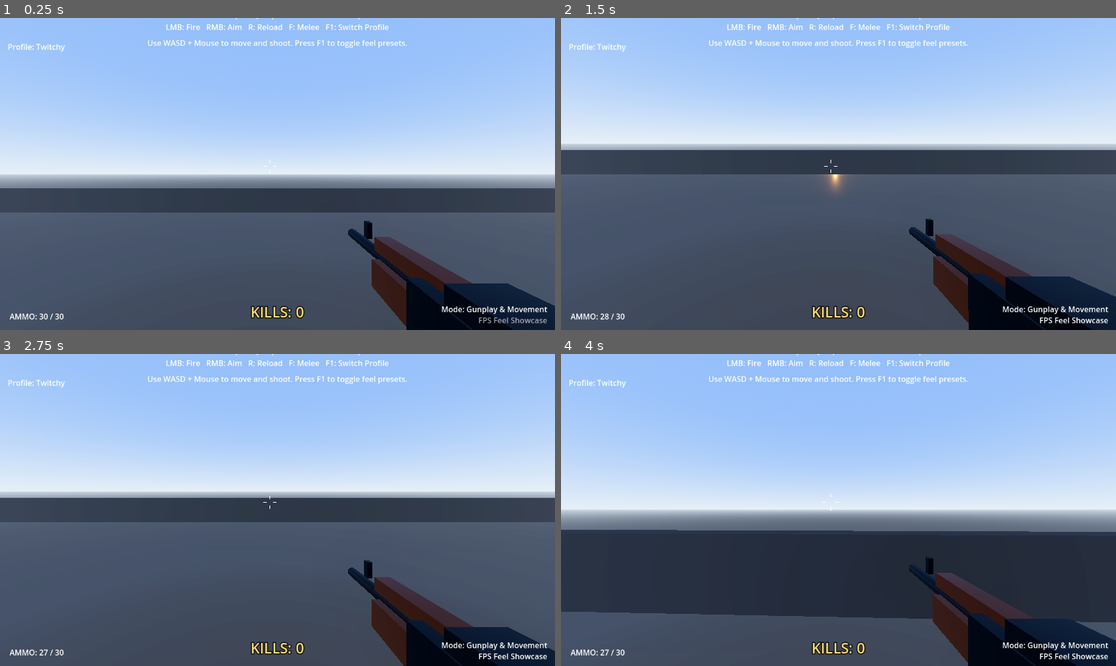
Above: before the commit, frames 1-4 (two rows, left to right).
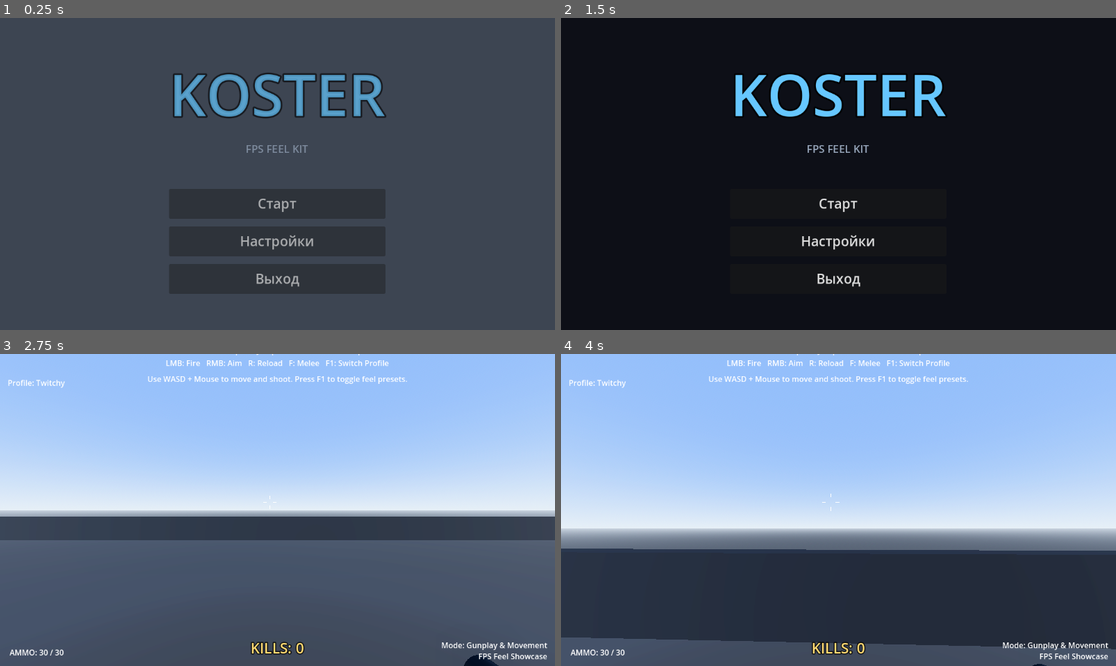
Above: after the commit, the same moments.

Repository: kulmaganbetov/godot_game
Game: Godot game, scene res://scenes/ui/MainMenu.tscn
Same seed, same stepped clock (60 frames per second), same inputs: the game is played once before the commit and once after it. Before the commit the project starts from res://scenes/demo/FeelShowcase.tscn. Sound files missing from this copy of the repository are replaced by a short silence.
Inputs (mouse positions are in pixels of both pictures, inside the frame that each line leads up to):
- Up to frame 1 (0.25 s): no input
- Up to frame 2 (1.5 s): click (838, 242) at 0.5 s, where only the run after the commit has a clickable "Настройки"; click (838, 223) at 1.25 s, where only the run after the commit has a clickable "Назад"
- Up to frame 3 (2.75 s): click (277, 541) at 2 s, where only the run after the commit has a clickable "Старт"
- Up to frame 4 (4 s): tap F (melee) at 2.75, 3.5 s; move the mouse to (866, 510) at 2.77 s; hold Right mouse button (aim) 2.78-3.53 s; hold W (move_forward) from 2.78 s (still down); tap Space (jump) at 3.02, 3.77 s; move the mouse to (810, 510) at 3.52 s; tap Q (block) at 3.6 s

The runs differ from the first frame. In frame 1, 78% of the frame differs, in the area x 0-100%, y 0-100%; in frame 2, 97%; in frame 3, 20%; in frame 4, 24%.

Commit message:
Fix targets not dying, add per-weapon models, add KOSTER main menu
1) Targets not dying: TrainingTarget._ready() now calls super._ready() so
   _current_health is initialized; the dead-guard no longer blocks all damage.
   Targets take real damage, flash on non-lethal hits, die, and respawn.
2) Per-weapon viewmodels: new SMGModel and ShotgunModel; FeelPlayer carries
   all three (rifle/smg/shotgun) and feel_showcase swaps the visible one when
   a weapon is selected. Pedestal display weapons fixed (each shows its own
   weapon at correct scale/orientation instead of a giant/flat AK).
3) Main menu (scenes/ui/MainMenu.tscn, KOSTER) set as project main scene with
   Start/Settings/Quit; settings cover volume and fullscreen.

Co-Authored-By: Claude Opus 4.8 <noreply@anthropic.com>
Claude-Session: https://claude.ai/code/session_01YZqmweDG8BWCM43KuHLqBv

Diff:
--- a/project.godot
+++ b/project.godot
@@ -12,7 +12,7 @@
 
 config/name="CobraGodot"
 config/version="v0.4.0"
-run/main_scene="res://scenes/demo/FeelShowcase.tscn"
+run/main_scene="res://scenes/ui/MainMenu.tscn"
 config/features=PackedStringArray("4.5", "Forward Plus")
 config/icon="uid://ddmk4g0apc6gy"
 
--- a/scenes/FeelPlayer.tscn
+++ b/scenes/FeelPlayer.tscn
@@ -8,6 +8,8 @@
 [ext_resource type="Resource" path="res://config/MeleeConfig.tres" id="6_meleeconfig"]
 [ext_resource type="Script" path="res://scripts/player/recoil_controller.gd" id="7_recoilcontroller"]
 [ext_resource type="PackedScene" path="res://scenes/weapons/RifleModel.tscn" id="8_riflemodel"]
+[ext_resource type="PackedScene" path="res://scenes/weapons/SMGModel.tscn" id="10_smgmodel"]
+[ext_resource type="PackedScene" path="res://scenes/weapons/ShotgunModel.tscn" id="11_shotgunmodel"]
 [ext_resource type="Resource" path="res://config/Feel_Default.tres" id="9_feeldefault"]
 
 [sub_resource type="CapsuleShape3D" id="CapsuleShape3D_player"]
@@ -44,6 +46,14 @@
 [node name="RifleModel" parent="RecoilPivot/Camera3D/WeaponRig/Weapon" instance=ExtResource("8_riflemodel")]
 transform = Transform3D(1, 0, 0, 0, 1, 0, 0, 0, 1, 0.4, -0.35, 0.4)
 
+[node name="SMGModel" parent="RecoilPivot/Camera3D/WeaponRig/Weapon" instance=ExtResource("10_smgmodel")]
+transform = Transform3D(1, 0, 0, 0, 1, 0, 0, 0, 1, 0.4, -0.35, 0.4)
+visible = false
+
+[node name="ShotgunModel" parent="RecoilPivot/Camera3D/WeaponRig/Weapon" instance=ExtResource("11_shotgunmodel")]
+transform = Transform3D(1, 0, 0, 0, 1, 0, 0, 0, 1, 0.4, -0.35, 0.4)
+visible = false
+
 [node name="MeleeWeapon" type="Node3D" parent="RecoilPivot/Camera3D"]
 script = ExtResource("5_meleeweapon")
 config = ExtResource("6_meleeconfig")
--- a/scenes/demo/FeelShowcase.tscn
+++ b/scenes/demo/FeelShowcase.tscn
@@ -16,7 +16,8 @@
 [ext_resource type="Resource" path="res://materials/Wall_Default.tres" id="12_wall_material"]
 [ext_resource type="Script" path="res://scripts/demo/weapon_pedestal.gd" id="13_weaponpedestal"]
 [ext_resource type="PackedScene" path="res://scenes/weapons/RifleModel.tscn" id="14_riflemodel"]
-[ext_resource type="PackedScene" path="res://scenes/weapons/PistolModel.tscn" id="15_pistolmodel"]
+[ext_resource type="PackedScene" path="res://scenes/weapons/SMGModel.tscn" id="16_smgmodel"]
+[ext_resource type="PackedScene" path="res://scenes/weapons/ShotgunModel.tscn" id="17_shotgunmodel"]
 
 [sub_resource type="ProceduralSkyMaterial" id="ProceduralSkyMaterial_sky"]
 sky_top_color = Color(0.36, 0.53, 0.84, 1)
@@ -270,8 +271,8 @@
 outline_size = 8
 visible = false
 
-[node name="DisplayPistol" parent="WeaponPedestal_SMG" instance=ExtResource("15_pistolmodel")]
-transform = Transform3D(0, 0, -2.5, 0, 2.5, 0, 2.5, 0, 0, 0, 0.7, 0)
+[node name="DisplaySMG" parent="WeaponPedestal_SMG" instance=ExtResource("16_smgmodel")]
+transform = Transform3D(0, 0, -1, 0, 1, 0, 1, 0, 0, 0, 0.42, 0)
 
 [node name="WeaponPedestal_Rifle" type="Area3D" parent="."]
 transform = Transform3D(1, 0, 0, 0, 1, 0, 0, 0, 1, 0, 0.25, 38)
@@ -302,7 +303,7 @@
 visible = false
 
 [node name="DisplayRifle" parent="WeaponPedestal_Rifle" instance=ExtResource("14_riflemodel")]
-transform = Transform3D(0, 0, -1, 0, 1, 0, 1, 0, 0, 0, 0.8, 0)
+transform = Transform3D(0, 0, -1, 0, 1, 0, 1, 0, 0, 0, 0.42, 0)
 
 [node name="WeaponPedestal_Shotgun" type="Area3D" parent="."]
 transform = Transform3D(1, 0, 0, 0, 1, 0, 0, 0, 1, 15, 0.25, -2)
@@ -332,6 +333,9 @@
 outline_size = 8
 visible = false
 
+[node name="DisplayShotgun" parent="WeaponPedestal_Shotgun" instance=ExtResource("17_shotgunmodel")]
+transform = Transform3D(0, 0, -1, 0, 1, 0, 1, 0, 0, 0, 0.42, 0)
+
 [node name="ShowcaseTitle" type="Label3D" parent="."]
 transform = Transform3D(1, 0, 0, 0, 1, 0, 0, 0, 1, 0, 3.5, 35)
 billboard = 1
--- /dev/null
+++ b/scenes/ui/MainMenu.tscn
@@ -0,0 +1,157 @@
+[gd_scene load_steps=4 format=3]
+
+[ext_resource type="Script" path="res://scripts/ui/main_menu.gd" id="1_mainmenu"]
+
+[sub_resource type="StyleBoxFlat" id="StyleBoxFlat_bg"]
+bg_color = Color(0.05, 0.06, 0.09, 1)
+
+[sub_resource type="StyleBoxFlat" id="StyleBoxFlat_panel"]
+bg_color = Color(0.09, 0.1, 0.13, 0.97)
+border_width_left = 2
+border_width_top = 2
+border_width_right = 2
+border_width_bottom = 2
+border_color = Color(0.3, 0.7, 1, 0.5)
+corner_radius_top_left = 12
+corner_radius_top_right = 12
+corner_radius_bottom_right = 12
+corner_radius_bottom_left = 12
+
+[node name="MainMenu" type="Control"]
+layout_mode = 3
+anchors_preset = 15
+anchor_right = 1.0
+anchor_bottom = 1.0
+grow_horizontal = 2
+grow_vertical = 2
+script = ExtResource("1_mainmenu")
+
+[node name="Background" type="Panel" parent="."]
+layout_mode = 1
+anchors_preset = 15
+anchor_right = 1.0
+anchor_bottom = 1.0
+grow_horizontal = 2
+grow_vertical = 2
+theme_override_styles/panel = SubResource("StyleBoxFlat_bg")
+
+[node name="Center" type="CenterContainer" parent="."]
+layout_mode = 1
+anchors_preset = 15
+anchor_right = 1.0
+anchor_bottom = 1.0
+grow_horizontal = 2
+grow_vertical = 2
+
+[node name="MainVBox" type="VBoxContainer" parent="Center"]
+layout_mode = 2
+theme_override_constants/separation = 16
+
+[node name="Title" type="Label" parent="Center/MainVBox"]
+layout_mode = 2
+theme_override_colors/font_color = Color(0.4, 0.78, 1, 1)
+theme_override_colors/font_outline_color = Color(0, 0, 0, 0.85)
+theme_override_constants/outline_size = 14
+theme_override_font_sizes/font_size = 120
+text = "KOSTER"
+horizontal_alignment = 1
+
+[node name="Subtitle" type="Label" parent="Center/MainVBox"]
+layout_mode = 2
+theme_override_colors/font_color = Color(0.6, 0.66, 0.74, 1)
+theme_override_font_sizes/font_size = 22
+text = "FPS FEEL KIT"
+horizontal_alignment = 1
+
+[node name="Spacer" type="Control" parent="Center/MainVBox"]
+custom_minimum_size = Vector2(0, 36)
+layout_mode = 2
+
+[node name="StartButton" type="Button" parent="Center/MainVBox"]
+custom_minimum_size = Vector2(340, 62)
+layout_mode = 2
+theme_override_font_sizes/font_size = 28
+text = "Старт"
+
+[node name="SettingsButton" type="Button" parent="Center/MainVBox"]
+custom_minimum_size = Vector2(340, 62)
+layout_mode = 2
+theme_override_font_sizes/font_size = 28
+text = "Настройки"
+
+[node name="QuitButton" type="Button" parent="Center/MainVBox"]
+custom_minimum_size = Vector2(340, 62)
+layout_mode = 2
+theme_override_font_sizes/font_size = 28
+text = "Выход"
+
+[node name="SettingsCenter" type="CenterContainer" parent="."]
+layout_mode = 1
+anchors_preset = 15
+anchor_right = 1.0
+anchor_bottom = 1.0
+grow_horizontal = 2
+grow_vertical = 2
+
+[node name="Panel" type="PanelContainer" parent="SettingsCenter"]
+layout_mode = 2
+theme_override_styles/panel = SubResource("StyleBoxFlat_panel")
+
+[node name="Margin" type="MarginContainer" parent="SettingsCenter/Panel"]
+layout_mode = 2
+theme_override_constants/margin_left = 44
+theme_override_constants/margin_top = 36
+theme_override_constants/margin_right = 44
+theme_override_constants/margin_bottom = 36
+
+[node name="VBox" type="VBoxContainer" parent="SettingsCenter/Panel/Margin"]
+layout_mode = 2
+theme_override_constants/separation = 20
+
+[node name="SettingsTitle" type="Label" parent="SettingsCenter/Panel/Margin/VBox"]
+layout_mode = 2
+theme_override_font_sizes/font_size = 40
+text = "НАСТРОЙКИ"
+horizontal_alignment = 1
+
+[node name="VolumeRow" type="HBoxContainer" parent="SettingsCenter/Panel/Margin/VBox"]
+layout_mode = 2
+theme_override_constants/separation = 18
+
+[node name="VolumeLabel" type="Label" parent="SettingsCenter/Panel/Margin/VBox/VolumeRow"]
+custom_minimum_size = Vector2(180, 0)
+layout_mode = 2
+theme_override_font_sizes/font_size = 22
+text = "Громкость"
+vertical_alignment = 1
+
+[node name="VolumeSlider" type="HSlider" parent="SettingsCenter/Panel/Margin/VBox/VolumeRow"]
+custom_minimum_size = Vector2(260, 0)
+layout_mode = 2
+size_flags_vertical = 4
+max_value = 100.0
+value = 100.0
+
+[node name="FullscreenRow" type="HBoxContainer" parent="SettingsCenter/Panel/Margin/VBox"]
+layout_mode = 2
+theme_override_constants/separation = 18
+
+[node name="FullscreenLabel" type="Label" parent="SettingsCenter/Panel/Margin/VBox/FullscreenRow"]
+custom_minimum_size = Vector2(180, 0)
+layout_mode = 2
+theme_override_font_sizes/font_size = 22
+text = "Полный экран"
+vertical_alignment = 1
+
+[node name="FullscreenCheck" type="CheckButton" parent="SettingsCenter/Panel/Margin/VBox/FullscreenRow"]
+layout_mode = 2
+
+[node name="Spacer2" type="Control" parent="SettingsCenter/Panel/Margin/VBox"]
+custom_minimum_size = Vector2(0, 8)
+layout_mode = 2
+
+[node name="BackButton" type="Button" parent="SettingsCenter/Panel/Margin/VBox"]
+custom_minimum_size = Vector2(0, 56)
+layout_mode = 2
+theme_override_font_sizes/font_size = 24
+text = "Назад"
--- /dev/null
+++ b/scenes/weapons/SMGModel.tscn
@@ -0,0 +1,56 @@
+[gd_scene load_steps=9 format=3]
+
+[ext_resource type="Resource" path="res://materials/Weapon_Body_Default.tres" id="1_weapon_body"]
+[ext_resource type="Resource" path="res://materials/Weapon_Mag_Default.tres" id="2_weapon_mag"]
+
+[sub_resource type="BoxMesh" id="BoxMesh_body"]
+size = Vector3(0.1, 0.15, 0.5)
+
+[sub_resource type="CylinderMesh" id="CylinderMesh_barrel"]
+top_radius = 0.03
+bottom_radius = 0.035
+height = 0.3
+
+[sub_resource type="BoxMesh" id="BoxMesh_mag"]
+size = Vector3(0.06, 0.3, 0.09)
+
+[sub_resource type="BoxMesh" id="BoxMesh_grip"]
+size = Vector3(0.06, 0.18, 0.09)
+
+[sub_resource type="BoxMesh" id="BoxMesh_stock"]
+size = Vector3(0.05, 0.09, 0.3)
+
+[sub_resource type="BoxMesh" id="BoxMesh_sight"]
+size = Vector3(0.02, 0.05, 0.04)
+
+[node name="SMGModel" type="Node3D"]
+
+[node name="Body" type="MeshInstance3D" parent="."]
+transform = Transform3D(1, 0, 0, 0, 1, 0, 0, 0, 1, 0, 0, -0.3)
+mesh = SubResource("BoxMesh_body")
+surface_material_override/0 = ExtResource("1_weapon_body")
+
+[node name="Barrel" type="MeshInstance3D" parent="."]
+transform = Transform3D(1, 0, 0, 0, 0, 1, 0, -1, 0, 0, 0.02, -0.62)
+mesh = SubResource("CylinderMesh_barrel")
+surface_material_override/0 = ExtResource("1_weapon_body")
+
+[node name="Magazine" type="MeshInstance3D" parent="."]
+transform = Transform3D(1, 0, 0, 0, 0.985, 0.174, 0, -0.174, 0.985, 0, -0.2, -0.22)
+mesh = SubResource("BoxMesh_mag")
+surface_material_override/0 = ExtResource("2_weapon_mag")
+
+[node name="Grip" type="MeshInstance3D" parent="."]
+transform = Transform3D(1, 0, 0, 0, 0.94, -0.342, 0, 0.342, 0.94, 0, -0.13, -0.02)
+mesh = SubResource("BoxMesh_grip")
+surface_material_override/0 = ExtResource("1_weapon_body")
+
+[node name="Stock" type="MeshInstance3D" parent="."]
+transform = Transform3D(1, 0, 0, 0, 1, 0, 0, 0, 1, 0, 0.02, 0.08)
+mesh = SubResource("BoxMesh_stock")
+surface_material_override/0 = ExtResource("1_weapon_body")
+
+[node name="Sight" type="MeshInstance3D" parent="."]
+transform = Transform3D(1, 0, 0, 0, 1, 0, 0, 0, 1, 0, 0.1, -0.35)
+mesh = SubResource("BoxMesh_sight")
+surface_material_override/0 = ExtResource("1_weapon_body")
--- /dev/null
+++ b/scenes/weapons/ShotgunModel.tscn
@@ -0,0 +1,58 @@
+[gd_scene load_steps=9 format=3]
+
+[ext_resource type="Resource" path="res://materials/Weapon_Body_Default.tres" id="1_weapon_body"]
+[ext_resource type="Resource" path="res://materials/Weapon_Wood_Default.tres" id="2_weapon_wood"]
+
+[sub_resource type="CylinderMesh" id="CylinderMesh_barrel"]
+top_radius = 0.032
+bottom_radius = 0.032
+height = 0.9
+
+[sub_resource type="CylinderMesh" id="CylinderMesh_tube"]
+top_radius = 0.025
+bottom_radius = 0.025
+height = 0.7
+
+[sub_resource type="BoxMesh" id="BoxMesh_pump"]
+size = Vector3(0.09, 0.09, 0.22)
+
+[sub_resource type="BoxMesh" id="BoxMesh_receiver"]
+size = Vector3(0.1, 0.14, 0.42)
+
+[sub_resource type="BoxMesh" id="BoxMesh_grip"]
+size = Vector3(0.06, 0.18, 0.09)
+
+[sub_resource type="BoxMesh" id="BoxMesh_stock"]
+size = Vector3(0.07, 0.14, 0.46)
+
+[node name="ShotgunModel" type="Node3D"]
+
+[node name="Barrel" type="MeshInstance3D" parent="."]
+transform = Transform3D(1, 0, 0, 0, 0, 1, 0, -1, 0, 0, 0.05, -0.75)
+mesh = SubResource("CylinderMesh_barrel")
+surface_material_override/0 = ExtResource("1_weapon_body")
+
+[node name="MagTube" type="MeshInstance3D" parent="."]
+transform = Transform3D(1, 0, 0, 0, 0, 1, 0, -1, 0, 0, -0.02, -0.7)
+mesh = SubResource("CylinderMesh_tube")
+surface_material_override/0 = ExtResource("1_weapon_body")
+
+[node name="Pump" type="MeshInstance3D" parent="."]
+transform = Transform3D(1, 0, 0, 0, 1, 0, 0, 0, 1, 0, -0.02, -0.6)
+mesh = SubResource("BoxMesh_pump")
+surface_material_override/0 = ExtResource("2_weapon_wood")
+
+[node name="Receiver" type="MeshInstance3D" parent="."]
+transform = Transform3D(1, 0, 0, 0, 1, 0, 0, 0, 1, 0, 0, -0.18)
+mesh = SubResource("BoxMesh_receiver")
+surface_material_override/0 = ExtResource("1_weapon_body")
+
+[node name="Grip" type="MeshInstance3D" parent="."]
+transform = Transform3D(1, 0, 0, 0, 0.94, -0.342, 0, 0.342, 0.94, 0, -0.14, 0.02)
+mesh = SubResource("BoxMesh_grip")
+surface_material_override/0 = ExtResource("2_weapon_wood")
+
+[node name="Stock" type="MeshInstance3D" parent="."]
+transform = Transform3D(1, 0, 0, 0, 1, 0, 0, 0, 1, 0, -0.02, 0.32)
+mesh = SubResource("BoxMesh_stock")
+surface_material_override/0 = ExtResource("2_weapon_wood")
--- a/scripts/demo/feel_showcase.gd
+++ b/scripts/demo/feel_showcase.gd
@@ -13,6 +13,13 @@
 const WEAPON_KIND_SMG: StringName = "smg"
 const WEAPON_KIND_RIFLE: StringName = "rifle"
 const WEAPON_KIND_SHOTGUN: StringName = "shotgun"
+
+# Maps a weapon kind to the viewmodel node name under the Weapon node.
+const WEAPON_MODEL_NAMES := {
+	"smg": "SMGModel",
+	"rifle": "RifleModel",
+	"shotgun": "ShotgunModel",
+}
 
 var _current_weapon_kind: StringName = WEAPON_KIND_SMG
 
@@ -128,6 +135,20 @@
 	else:
 		push_warning("FeelShowcase: Could not load weapon config for profile '%s' kind '%s'" % [profile_name, _current_weapon_kind])
 
+	# Keep the visible viewmodel in sync with the selected weapon kind.
+	_update_weapon_model(weapon)
+
+func _update_weapon_model(weapon: Node) -> void:
+	if weapon == null:
+		return
+	var want: String = WEAPON_MODEL_NAMES.get(String(_current_weapon_kind), "RifleModel")
+	for child in weapon.get_children():
+		var node_3d := child as Node3D
+		if node_3d == null:
+			continue
+		if WEAPON_MODEL_NAMES.values().has(String(node_3d.name)):
+			node_3d.visible = String(node_3d.name) == want
+
 func set_weapon_kind(kind: StringName) -> void:
 	_current_weapon_kind = kind
 	_apply_current_weapon_for_profile()
--- a/scripts/demo/training_target.gd
+++ b/scripts/demo/training_target.gd
@@ -25,6 +25,10 @@
 
 
 func _ready() -> void:
+
+	# Initialize health (base _ready) before anything else.
+
+	super._ready()
 
 	add_to_group("training_target")
 
--- /dev/null
+++ b/scripts/ui/main_menu.gd
@@ -0,0 +1,92 @@
+extends Control
+
+class_name MainMenu
+
+# Title screen: Start / Settings / Quit, plus a small settings panel
+# (master volume + fullscreen). Set as the project's main scene.
+
+@export var game_scene_path: String = "res://scenes/demo/FeelShowcase.tscn"
+
+@onready var _main_root: Control = $Center
+@onready var _settings_root: Control = $SettingsCenter
+@onready var _title: Label = $Center/MainVBox/Title
+@onready var _start_button: Button = $Center/MainVBox/StartButton
+@onready var _settings_button: Button = $Center/MainVBox/SettingsButton
+@onready var _quit_button: Button = $Center/MainVBox/QuitButton
+@onready var _back_button: Button = $SettingsCenter/Panel/Margin/VBox/BackButton
+@onready var _volume_slider: HSlider = $SettingsCenter/Panel/Margin/VBox/VolumeRow/VolumeSlider
+@onready var _fullscreen_check: CheckButton = $SettingsCenter/Panel/Margin/VBox/FullscreenRow/FullscreenCheck
+
+
+func _ready() -> void:
+	Input.set_mouse_mode(Input.MOUSE_MODE_VISIBLE)
+	_settings_root.visible = false
+
+	_start_button.pressed.connect(_on_start_pressed)
+	_settings_button.pressed.connect(_open_settings)
+	_quit_button.pressed.connect(_on_quit_pressed)
+	_back_button.pressed.connect(_close_settings)
+	_volume_slider.value_changed.connect(_on_volume_changed)
+	_fullscreen_check.toggled.connect(_on_fullscreen_toggled)
+
+	# Reflect current audio / window state in the controls.
+	_volume_slider.value = db_to_linear(AudioServer.get_bus_volume_db(0)) * 100.0
+	_fullscreen_check.button_pressed = \
+		DisplayServer.window_get_mode() == DisplayServer.WINDOW_MODE_FULLSCREEN
+
+	for button in [_start_button, _settings_button, _quit_button, _back_button]:
+		button.mouse_entered.connect(_on_button_hover.bind(button))
+		button.mouse_exited.connect(_on_button_unhover.bind(button))
+
+	# Soft fade-in for the whole menu, plus a gentle title pulse.
+	modulate.a = 0.0
+	create_tween().tween_property(self, "modulate:a", 1.0, 0.5) \
+		.set_trans(Tween.TRANS_SINE).set_ease(Tween.EASE_OUT)
+	_pulse_title()
+
+
+func _pulse_title() -> void:
+	_title.pivot_offset = _title.size * 0.5
+	_title.scale = Vector2(0.9, 0.9)
+	create_tween().tween_property(_title, "scale", Vector2.ONE, 0.6) \
+		.set_trans(Tween.TRANS_BACK).set_ease(Tween.EASE_OUT)
+
+
+func _on_start_pressed() -> void:
+	get_tree().change_scene_to_file(game_scene_path)
+
+
+func _on_quit_pressed() -> void:
+	get_tree().quit()
+
+
+func _open_settings() -> void:
+	_main_root.visible = false
+	_settings_root.visible = true
+
+
+func _close_settings() -> void:
+	_settings_root.visible = false
+	_main_root.visible = true
+
+
+func _on_volume_changed(value: float) -> void:
+	var linear: float = clamp(value / 100.0, 0.0001, 1.0)
+	AudioServer.set_bus_volume_db(0, linear_to_db(linear))
+
+
+func _on_fullscreen_toggled(pressed: bool) -> void:
+	var mode := DisplayServer.WINDOW_MODE_FULLSCREEN if pressed else DisplayServer.WINDOW_MODE_WINDOWED
+	DisplayServer.window_set_mode(mode)
+
+
+func _on_button_hover(button: Button) -> void:
+	button.pivot_offset = button.size * 0.5
+	create_tween().tween_property(button, "scale", Vector2(1.06, 1.06), 0.1) \
+		.set_trans(Tween.TRANS_SINE).set_ease(Tween.EASE_OUT)
+
+
+func _on_button_unhover(button: Button) -> void:
+	button.pivot_offset = button.size * 0.5
+	create_tween().tween_property(button, "scale", Vector2.ONE, 0.1) \
+		.set_trans(Tween.TRANS_SINE).set_ease(Tween.EASE_OUT)
Not shown: 1 places in scenes/FeelPlayer.tscn that only renumber resources
Not shown: 1 places in scenes/demo/FeelShowcase.tscn that only renumber resources
Not shown, changed: CHANGELOG.md
